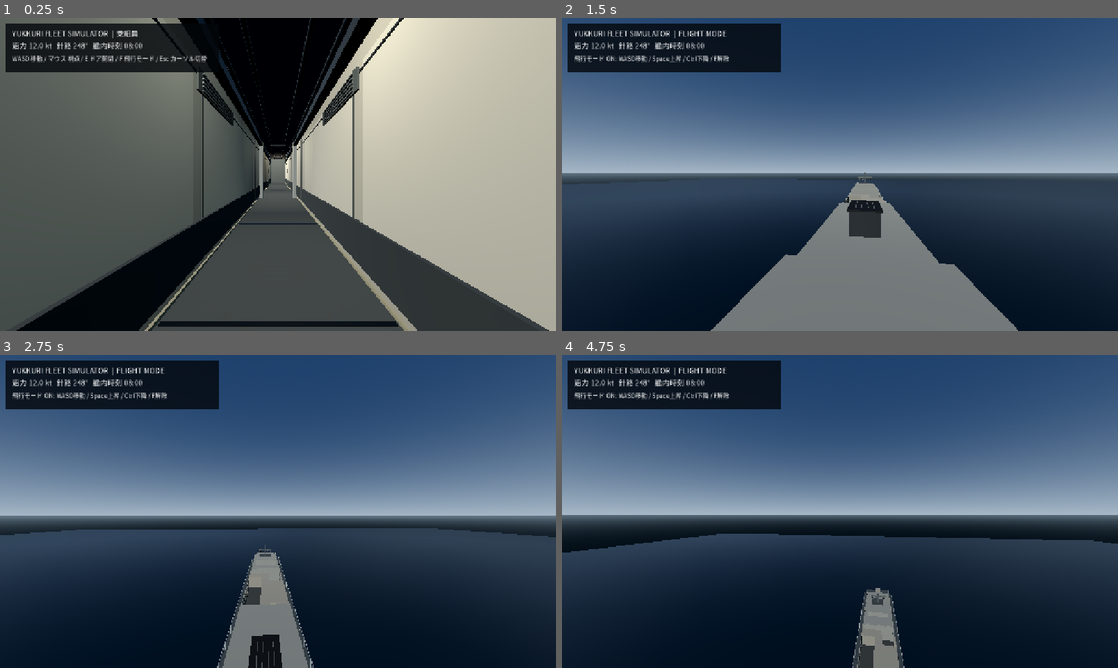
Above: before the commit, frames 1-4 (two rows, left to right).
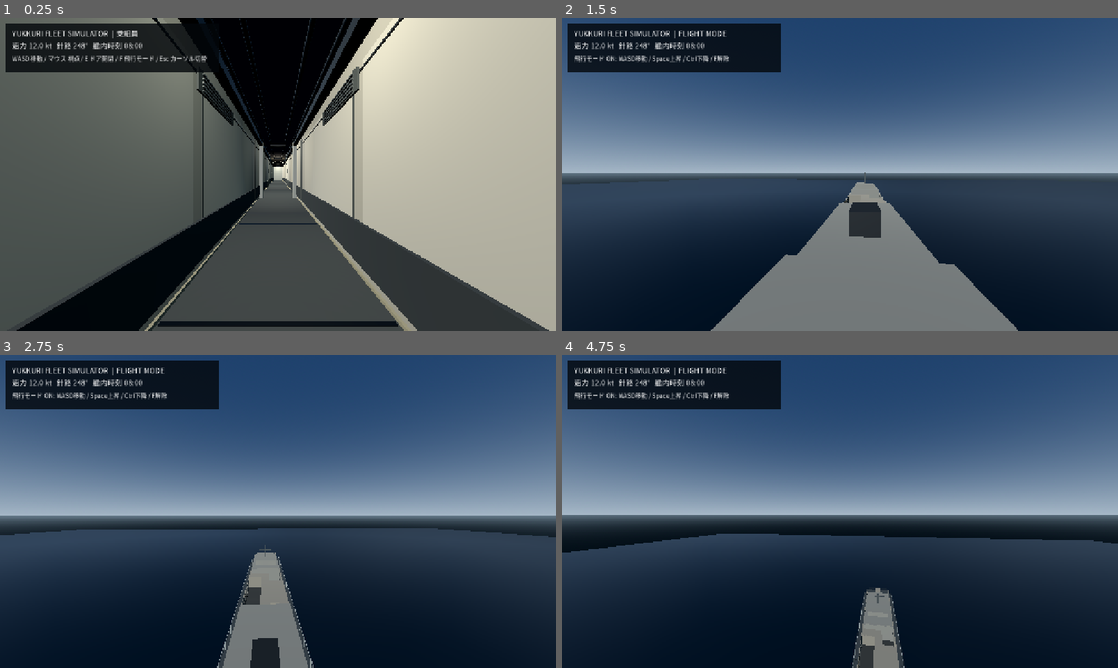
Above: after the commit, the same moments.

Repository: YukkuriP/Yukkuri-FPS-3
Game: Godot game, scene res://scenes/main.tscn
Two runs of this game, one before a commit and one after it. Both use one fixed random seed, a clock stepped at 60 frames per second and the inputs below.
Inputs (mouse positions are in pixels of both pictures, inside the frame that each line leads up to):
- Up to frame 1 (0.25 s): no input
- Up to frame 2 (1.5 s): tap Enter at 0.5 s; move the mouse to (867, 174) at 0.52 s; hold F (fleet_fly_toggle) 0.53-1.28 s; hold Space (fleet_fly_up) from 0.53 s (still down); click (867, 174) at 0.67 s; move the mouse to (812, 174) at 1.27 s; tap E (fleet_interact) at 1.35 s
- Up to frame 3 (2.75 s): keep holding Space (fleet_fly_up); move the mouse to (289, 505) at 2.02 s; tap 1 at 2.1 s
- Up to frame 4 (4.75 s): keep holding Space (fleet_fly_up); move the mouse to (834, 517) at 2.77 s; tap 2 at 2.85 s; click (834, 517) at 2.92 s; move the mouse to (878, 514) at 3.52 s; tap 3 at 3.6 s; move the mouse to (795, 508) at 4.27 s; tap 4 at 4.35 s

The runs differ from the first frame. In frame 1, 0.2% of the frame differs, in the area x 47-53%, y 42-53%; in frame 2, less than 0.1%; in frame 3, 0.2%; in frame 4, less than 0.1%.
Error after the commit: Parse Error: Identifier "inset" not declared in the current scope. (res://scripts/visual_upgrade.gd:248)

Commit message:
Remove overlapping deck slabs and furnish the bridge realistically

Diff:
--- a/scripts/visual_upgrade.gd
+++ b/scripts/visual_upgrade.gd
@@ -22,6 +22,7 @@
 	_exterior_detail()
 	_superstructure_finish()
 	_interior_superstructure_finish()
+	_bridge_furnishings()
 
 func _mat(color: Color, metal: float, rough: float) -> StandardMaterial3D:
 	var m:=StandardMaterial3D.new()
@@ -49,6 +50,10 @@
 	if old_hull != null: old_hull.visible=false
 	var old_bow:=get_parent().get_node_or_null("Bow")
 	if old_bow != null: old_bow.visible=false
+	var old_main_deck := get_parent().get_node_or_null("Main deck")
+	if old_main_deck != null: old_main_deck.visible = false
+	var old_forecastle := get_parent().get_node_or_null("Forecastle")
+	if old_forecastle != null: old_forecastle.visible = false
 	var sections:Array[Vector3]=[
 		Vector3(0.55,-40.5,0.0),
 		Vector3(3.2,-39.2,0.0),
@@ -86,7 +91,7 @@
 		surface_tool.add_index(vertex_index)
 	surface_tool.generate_normals()
 	var mesh := surface_tool.commit()
-	var hull_mat:=_mat(Color(0.16,0.22,0.26),0.78,0.32)
+	var hull_mat:=_mat(Color(0.20,0.24,0.25),0.58,0.48)
 	hull_mat.cull_mode=BaseMaterial3D.CULL_DISABLED
 	mesh.surface_set_material(0,hull_mat)
 	var hull:=MeshInstance3D.new()
@@ -225,6 +230,23 @@
 		lamp.omni_range = 6.5
 		add_child(lamp)
 
+
+func _bridge_furnishings() -> void:
+	var chair_mat := _mat(Color(0.12, 0.14, 0.14), 0.28, 0.72)
+	var cushion_mat := _mat(Color(0.28, 0.30, 0.28), 0.05, 0.94)
+	for x in [2.8, 5.2]:
+		var base := _cylinder(self, "Bridge chair pedestal", Vector3(x, 1.55, -25.2), 0.12, 0.55, steel, 16)
+		_cylinder(self, "Bridge chair foot ring", Vector3(x, 1.45, -25.2), 0.34, 0.055, trim, 16)
+		_box(self, "Bridge chair seat", Vector3(x, 1.92, -25.2), Vector3(0.72, 0.16, 0.72), cushion_mat)
+		_box(self, "Bridge chair back", Vector3(x, 2.35, -25.52), Vector3(0.72, 0.78, 0.16), chair_mat)
+		for side in [-1.0, 1.0]:
+			_box(self, "Bridge chair arm", Vector3(x + side * 0.36, 2.08, -25.2), Vector3(0.10, 0.12, 0.58), chair_mat)
+	# A practical overhead cable ladder and wall-mounted document holders.
+	for x in [2.0, 3.8, 5.6]:
+		_box(self, "Bridge overhead cable ladder", Vector3(x, 4.95, -22.0), Vector3(0.12, 0.10, 14.0), trim)
+	for z in [-25.0, -21.0, -17.0]:
+		_box(self, "Bridge document holder", Vector3(5.72, 3.4, z), Vector3(0.10, 0.58, 0.72), inset)
+
 func _interior_detail() -> void:
 	# Floor panels, ceiling cable trays and door frames make the passage feel built.
 	for z in range(-29,42,2):
